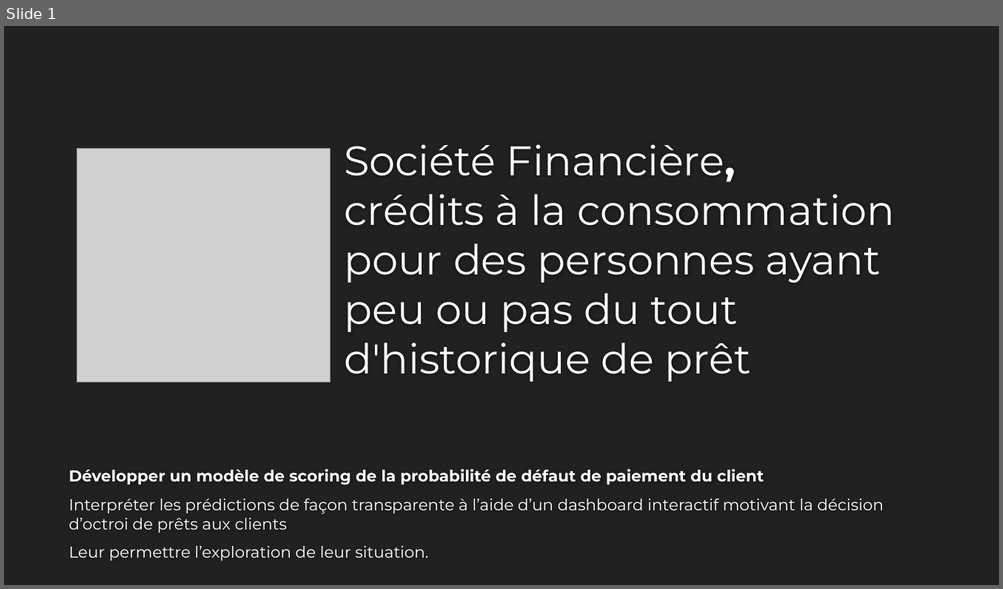
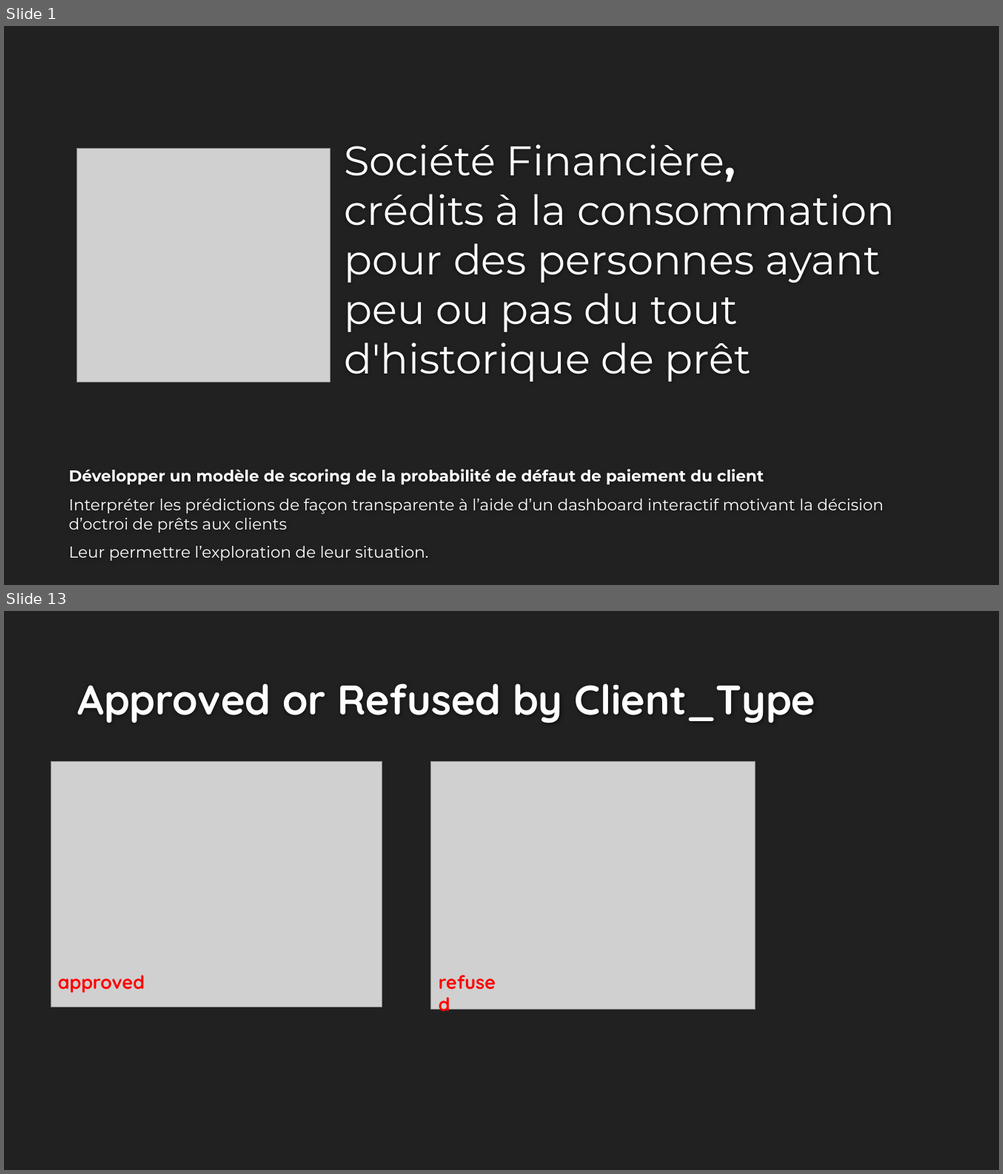
Before and after one commit to EtienneLardeur/P7_Scoring, a slide deck: P7_Support.pptx. Shown one above the other, each under a label of ours: slide 1 before the commit, slides 1 and 13 after it; the slides between them are not shown. The pictures are 1003x589 and 1003x1174 pixels, drawn with LibreOffice and Linux fonts; fonts in the diff are those of the drawing; grey boxes stand for pictures; background and template pictures are left out. Boxes give left, top, right and bottom in pixels: in the first picture for what was removed or moved away, otherwise in the second. Text is boxed around its words. In the diff, an @@ line names an element or a change of style, - is before the commit and + after.

```diff
--- a/P7_Support.pptx
+++ b/P7_Support.pptx
@@ slide 13 added at [4, 611, 999, 1170], background #212121 @@
@@ title added at [77, 684, 815, 723], 40 pt, text #FEFEFE, bold @@
+Approved or Refused by Client_Type
@@ picture added at [51, 762, 381, 1007] @@
@@ picture added at [431, 762, 754, 1009] @@
@@ text added at [58, 975, 145, 993], 18 pt, text #FF0000, bold @@
+approved
@@ text added at [431, 967, 513, 997], 18 pt, text #FF0000, bold @@
+refused
```
Also in this commit, not shown: 11 other slides added, 1 slide removed.
